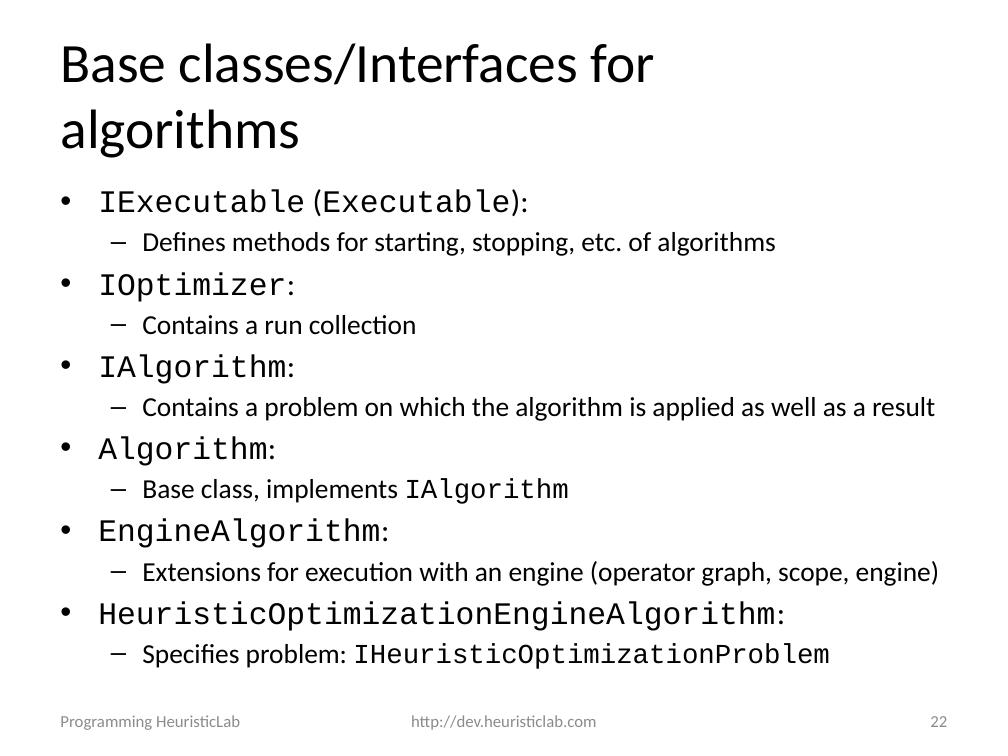
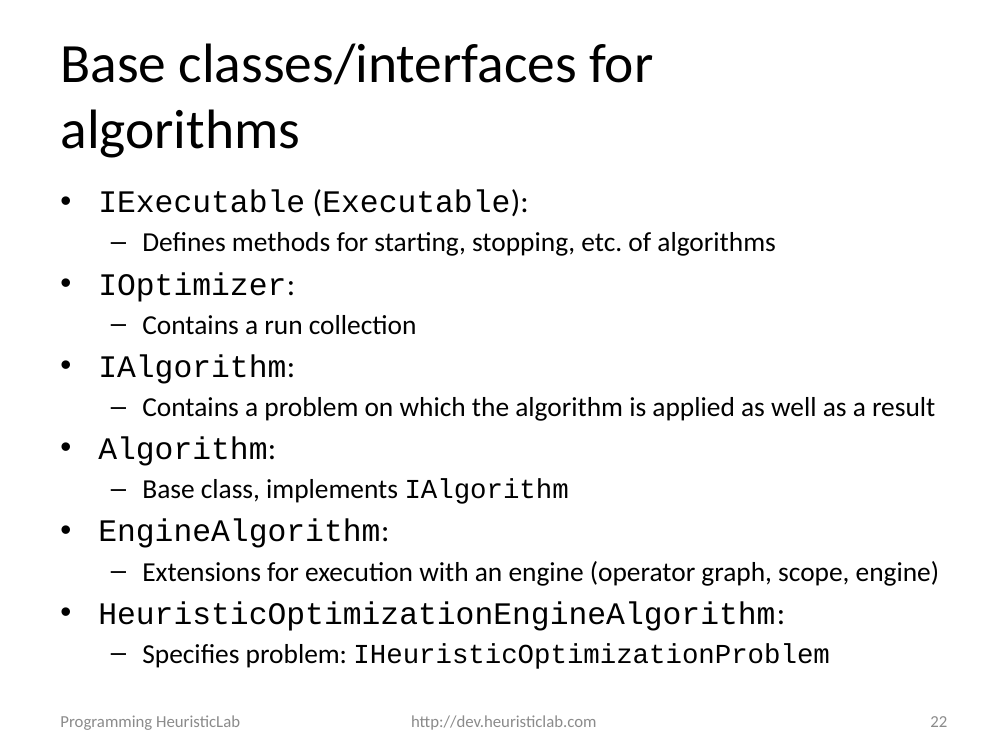
Before and after one commit to heal-research/HeuristicLab, a slide deck: slide 22 of documentation/Tutorials/Programming HeuristicLab - Algorithms and Problems.pptx. Drawn at 1008x756 pixels with LibreOffice and Linux fonts; fonts in the diff are those of the drawing; background and template pictures are left out. Boxes give left, top, right and bottom in pixels: in the first picture for what was removed or moved away, otherwise in the second. Text is boxed around its words. In the diff, an @@ line names an element or a change of style, - is before the commit and + after.

```diff
--- a/documentation/Tutorials/Programming HeuristicLab - Algorithms and Problems.pptx
+++ b/documentation/Tutorials/Programming HeuristicLab - Algorithms and Problems.pptx
@@ title at <box>60,43,653,158</box>: text changed @@
-Base classes/Interfaces for algorithms
+Base classes/interfaces for algorithms
```
Also in this commit, not shown: 4 other slides changed, 3 other files.
